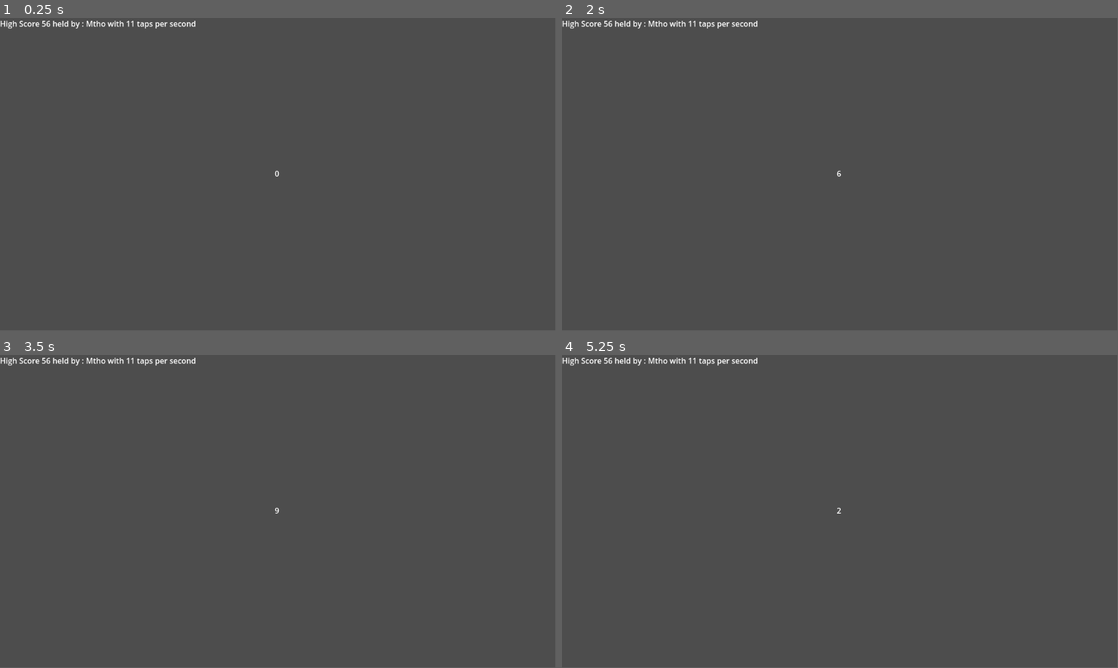
Above: before the commit, frames 1-4 (two rows, left to right).
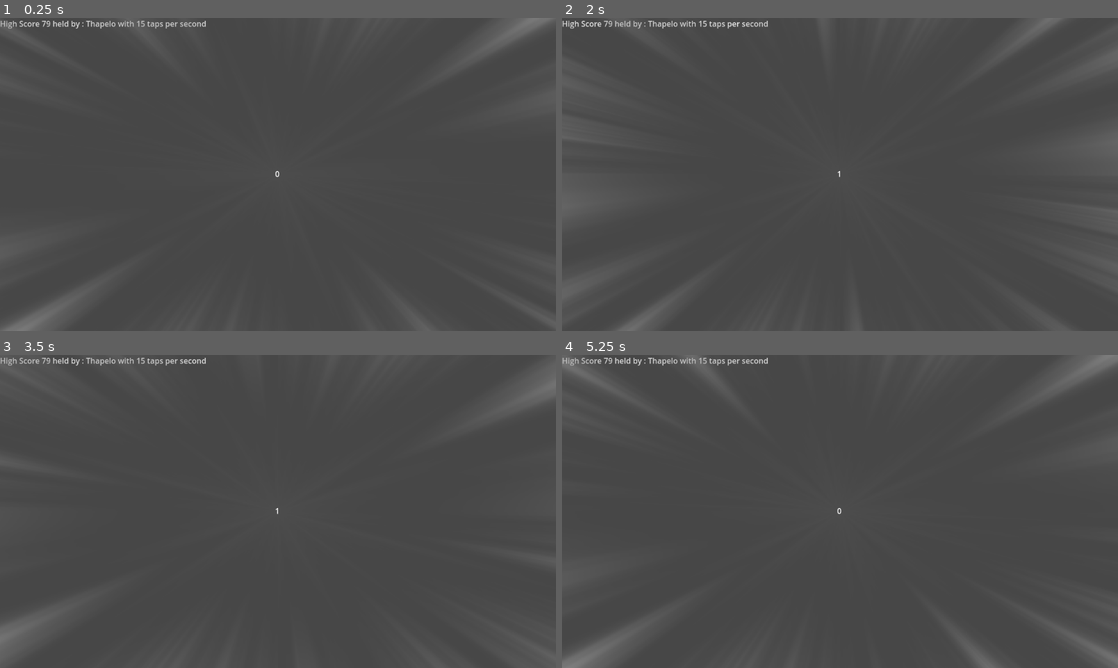
Above: after the commit, the same moments.

Repository: lee-vandre/tap-minigame
Game: Godot game, scene res://control.tscn
Two runs of this game, one before a commit and one after it. Both use one fixed random seed, a clock stepped at 60 frames per second and the inputs below.
Inputs:
- Up to frame 1 (0.25 s): no input
- Up to frame 2 (2 s): tap Enter (ui_accept) at 0.5, 0.77, 0.8, 1.07, 1.35, 1.52, 1.82 s; tap \ (invalid, bound only after the commit) at 0.6, 1.55 s
- Up to frame 3 (3.5 s): tap \ (invalid, bound only after the commit) at 2.1, 2.85 s; tap Enter (ui_accept) at 2.3, 3.02, 3.32 s
- Up to frame 4 (5.25 s): tap Enter (ui_accept) at 3.6, 3.77, 4.07, 4.52, 4.82 s; tap R (reset) at 4.15 s; tap \ (invalid, bound only after the commit) at 4.35, 5.1 s
The window is 799x449 before the commit and 800x450 after it. Grey fills any space a smaller window leaves; there, only what the larger window draws over its background counts as a difference.

The runs differ from the first frame. In frame 1, 1.0% of the frame differs, in the area x 0-100%, y 0-100%; in frame 2, 0.5%; in frame 3, 0.8%; in frame 4, 1.5%.

Commit message:
added graphics,updating new highscore automatically next

Diff:
--- a/triggerfingertester/control.gd
+++ b/triggerfingertester/control.gd
@@ -1,22 +1,50 @@
 extends Control
 
+var val  = 0.5
 var shotcount= 0;
 var stopgame= false
+@onready var shotcount_label = $shotcount
 @onready var timer =$Timer
+@onready var speed_container = $subviewcontainer
+@onready var speed_sound = $speedsound
+var line_opacity = 0.0
+
+func _ready() -> void:
+	shotcount_label.label_settings.font_size = 16
+	speed_container.material.set_shader_parameter("center_radius", 0.0)
 
 func _process(delta: float) -> void:
-	if shotcount ==0 and Input.is_action_just_pressed("ui_accept") and !stopgame :
+	val += 0.02
+	if val > 1.0:
+		val = 0.5
+	speed_container.material.set_shader_parameter("sample_radius", val)
+	if Input.is_action_just_pressed("invalid"):
+		stopgame = true
+	if shotcount ==0 and (Input.is_action_just_pressed("altbtn2")) and !stopgame :
 		timer.start()
 		shotcount +=1
 		$shotcount.text = str(shotcount)
-	elif Input.is_action_just_pressed("ui_accept") and shotcount !=0 and timer and !stopgame :
+		speed_sound.play()
+	elif (Input.is_action_just_pressed("altbtn2") ) and shotcount !=0 and timer and !stopgame :
 		shotcount +=1
 		$shotcount.text = str(shotcount)
+		line_opacity+= 0.01
+		speed_container.material.set_shader_parameter("center_radius", line_opacity)
+		speed_sound.volume_db +=0.9
+		shotcount_label.label_settings.font_size += 1
 
 func _input(event: InputEvent) -> void:
+
 	if Input.is_action_just_pressed("reset"):
 		get_tree().change_scene_to_file("res://control.tscn")
 
 func _on_timer_timeout() -> void:
 	stopgame = true
+	speed_sound.playing = false
+	var file =FileAccess.open("res://scores.txt",FileAccess.READ)
+	var line = file.get_line()
+	var splitline =line.split(",")
+	var name = splitline[0]
+	var score = splitline[1].to_int()/5
+	$ding.play()
 	pass # Replace with function body.
--- /dev/null
+++ b/triggerfingertester/control.gdshader
@@ -0,0 +1,32 @@
+shader_type canvas_item;
+render_mode blend_add;
+uniform sampler2D noise : repeat_enable;
+uniform sampler2D noise2 : repeat_enable;
+uniform float brightness = 2.5;
+uniform float time_scale = 1.0;
+void fragment() {
+	vec2 cc_uv = UV - vec2(.5);
+	float angle = atan(cc_uv.y, cc_uv.x) / PI + 1.;
+	float p = sqrt(dot(cc_uv, cc_uv));
+	vec2 puv = vec2(p, angle * .5);
+	vec2 uv = puv * 2.;
+	float time = TIME * time_scale;
+	vec4 old_colo = COLOR;
+	COLOR = vec4(.0);
+	for(int i = 1; i <= 5; i++){
+		float intensive = .1 + .07 * float(i);
+		vec2 offset = (texture(noise, vec2(time*.35*(.5+fract(sin(float(i)*55.))), angle)).rg - vec2(.5)) * intensive;
+		vec2 uuv = uv + offset;
+		float dist = abs(uuv.x - .5);
+		float rand_speed = .2 + .05 * fract(cos(float(i)*1144.));
+		float gone = smoothstep(.1 + 0.05 * (float(i) - .5), 1.0, texture(noise2, uv + vec2(time*rand_speed)).s);
+		COLOR += gone * old_colo / dist * .01 * texture(noise2, uuv + vec2(time)).s;
+	}
+	vec4 light = old_colo * smoothstep(1.0, -2.0, abs(uv.x - .5) * 2.0) * texture(noise2, uv).a;
+	COLOR += light * brightness;
+}
+
+//void light() {
+	// Called for every pixel for every light affecting the CanvasItem.
+	// Uncomment to replace the default light processing function with this one.
+//}
--- a/triggerfingertester/control.tscn
+++ b/triggerfingertester/control.tscn
@@ -1,9 +1,38 @@
-[gd_scene load_steps=4 format=3 uid="uid://dwh7s1taua77i"]
+[gd_scene load_steps=15 format=3 uid="uid://dwh7s1taua77i"]
 
 [ext_resource type="Script" path="res://control.gd" id="1_4wtsm"]
 [ext_resource type="Script" path="res://node_2d.gd" id="2_ela4y"]
+[ext_resource type="AudioStream" uid="uid://c8erbwynt2g25" path="res://611113__5ro4__bell-ding-1.wav" id="3_qls8h"]
+[ext_resource type="PackedScene" uid="uid://b5jkbyv3og1d5" path="res://subviewcontainer.tscn" id="5_743qa"]
+[ext_resource type="AudioStream" uid="uid://b8ake6ft1is1i" path="res://152540__minian89__two_jet_engines-[AudioTrimmer.com].wav" id="6_3dgmw"]
+[ext_resource type="Shader" path="res://control.gdshader" id="7_5e43e"]
+
+[sub_resource type="Gradient" id="Gradient_katqf"]
+offsets = PackedFloat32Array(0, 0.97541)
+colors = PackedColorArray(0.400895, 0.866897, 1, 1, 1, 1, 1, 1)
+
+[sub_resource type="FastNoiseLite" id="FastNoiseLite_m7gf5"]
+
+[sub_resource type="NoiseTexture2D" id="NoiseTexture2D_8n3uo"]
+color_ramp = SubResource("Gradient_katqf")
+noise = SubResource("FastNoiseLite_m7gf5")
+
+[sub_resource type="Gradient" id="Gradient_k3kft"]
+colors = PackedColorArray(1.09738e-05, 0.668987, 0.917776, 1, 1, 1, 1, 1)
+
+[sub_resource type="NoiseTexture2D" id="NoiseTexture2D_8jbs0"]
+color_ramp = SubResource("Gradient_k3kft")
+
+[sub_resource type="ShaderMaterial" id="ShaderMaterial_nan2r"]
+shader = ExtResource("7_5e43e")
+shader_parameter/brightness = 2.5
+shader_parameter/time_scale = 1.0
+shader_parameter/noise = SubResource("NoiseTexture2D_8n3uo")
+shader_parameter/noise2 = SubResource("NoiseTexture2D_8jbs0")
 
 [sub_resource type="Theme" id="Theme_fty5g"]
+
+[sub_resource type="LabelSettings" id="LabelSettings_1bqp1"]
 
 [node name="Control" type="Control"]
 layout_mode = 3
@@ -13,6 +42,12 @@
 grow_horizontal = 2
 grow_vertical = 2
 script = ExtResource("1_4wtsm")
+
+[node name="Node2D" type="Node2D" parent="."]
+script = ExtResource("2_ela4y")
+
+[node name="Sprite2D" type="Sprite2D" parent="Node2D"]
+material = SubResource("ShaderMaterial_nan2r")
 
 [node name="shotcount" type="Label" parent="."]
 layout_mode = 1
@@ -24,18 +59,38 @@
 offset_bottom = -3.0
 theme = SubResource("Theme_fty5g")
 text = "0"
+label_settings = SubResource("LabelSettings_1bqp1")
 horizontal_alignment = 1
 vertical_alignment = 1
 
 [node name="Timer" type="Timer" parent="."]
-wait_time = 5.0
-
-[node name="Node2D" type="Node2D" parent="."]
-script = ExtResource("2_ela4y")
+wait_time = 3.0
 
 [node name="highscore" type="Label" parent="."]
 layout_mode = 0
 offset_right = 40.0
 offset_bottom = 23.0
 
+[node name="ding" type="AudioStreamPlayer" parent="."]
+stream = ExtResource("3_qls8h")
+
+[node name="subviewcontainer" parent="." instance=ExtResource("5_743qa")]
+layout_mode = 0
+anchors_preset = 0
+anchor_left = 0.0
+anchor_top = 0.0
+anchor_right = 0.0
+anchor_bottom = 0.0
+offset_left = 0.0
+offset_top = 0.0
+offset_right = 1152.0
+offset_bottom = 648.0
+grow_horizontal = 1
+grow_vertical = 1
+script = null
+
+[node name="speedsound" type="AudioStreamPlayer" parent="."]
+stream = ExtResource("6_3dgmw")
+volume_db = -40.0
+
 [connection signal="timeout" from="Timer" to="." method="_on_timer_timeout"]
--- a/triggerfingertester/node_2d.gd
+++ b/triggerfingertester/node_2d.gd
@@ -4,6 +4,7 @@
 var highscorelabel =$"../highscore"
 
 func _ready() -> void:
+	self.position = get_viewport_rect().size/2
 	display_high_score()
 
 
--- a/triggerfingertester/project.godot
+++ b/triggerfingertester/project.godot
@@ -10,14 +10,16 @@
 
 [application]
 
-config/name="TriggerFingerTester"
+config/name="Tap Tournament"
 run/main_scene="res://control.tscn"
 config/features=PackedStringArray("4.3", "GL Compatibility")
+boot_splash/bg_color=Color(0, 0, 0, 1)
 config/icon="res://icon.svg"
 
 [display]
 
 window/size/mode=3
+window/stretch/mode="viewport"
 
 [input]
 
@@ -31,6 +33,29 @@
 "events": [Object(InputEventKey,"resource_local_to_scene":false,"resource_name":"","device":-1,"window_id":0,"alt_press …(192 unchanged characters)…
 ]
 }
+altbtn={
+"deadzone": 0.5,
+"events": [Object(InputEventKey,"resource_local_to_scene":false,"resource_name":"","device":-1,"window_id":0,"alt_pressed":false,"shift_pressed":false,"ctrl_pressed":false,"meta_pressed":false,"pressed":false,"keycode":0,"physical_keycode":4194320,"key_label":0,"unicode":0,"location":0,"echo":false,"script":null)
+]
+}
+altbtn2={
+"deadzone": 0.5,
+"events": [Object(InputEventKey,"resource_local_to_scene":false,"resource_name":"","device":-1,"window_id":0,"alt_pressed":false,"shift_pressed":false,"ctrl_pressed":false,"meta_pressed":false,"pressed":false,"keycode":0,"physical_keycode":4194309,"key_label":0,"unicode":0,"location":0,"echo":false,"script":null)
+]
+}
+a={
+"deadzone": 0.5,
+"events": [Object(InputEventKey,"resource_local_to_scene":false,"resource_name":"","device":-1,"window_id":0,"alt_pressed":false,"shift_pressed":false,"ctrl_pressed":false,"meta_pressed":false,"pressed":false,"keycode":0,"physical_keycode":65,"key_label":0,"unicode":97,"location":0,"echo":false,"script":null)
+]
+}
+invalid={
+"deadzone": 0.5,
+"events": [Object(InputEventKey,"resource_local_to_scene":false,"resource_name":"","device":-1,"window_id":0,"alt_pressed":false,"shift_pressed":false,"ctrl_pressed":false,"meta_pressed":false,"pressed":false,"keycode":0,"physical_keycode":92,"key_label":0,"unicode":92,"location":0,"echo":false,"script":null)
+, Object(InputEventKey,"resource_local_to_scene":false,"resource_name":"","device":-1,"window_id":0,"alt_pressed":false,"shift_pressed":false,"ctrl_pressed":false,"meta_pressed":false,"pressed":false,"keycode":0,"physical_keycode":4194308,"key_label":0,"unicode":0,"location":0,"echo":false,"script":null)
+, Object(InputEventKey,"resource_local_to_scene":false,"resource_name":"","device":-1,"window_id":0,"alt_pressed":false,"shift_pressed":false,"ctrl_pressed":false,"meta_pressed":false,"pressed":false,"keycode":0,"physical_keycode":93,"key_label":0,"unicode":93,"location":0,"echo":false,"script":null)
+, Object(InputEventKey,"resource_local_to_scene":false,"resource_name":"","device":-1,"window_id":0,"alt_pressed":false,"shift_pressed":false,"ctrl_pressed":false,"meta_pressed":false,"pressed":false,"keycode":0,"physical_keycode":4194312,"key_label":0,"unicode":0,"location":0,"echo":false,"script":null)
+]
+}
 
 [rendering]
 
--- /dev/null
+++ b/triggerfingertester/speedline_material.tres
@@ -0,0 +1,19 @@
+[gd_resource type="ShaderMaterial" load_steps=5 format=3 uid="uid://cxdg4q37n670s"]
+
+[ext_resource type="Shader" path="res://speedlines.gdshader" id="1_ie1ir"]
+
+[sub_resource type="Gradient" id="Gradient_rmux4"]
+
+[sub_resource type="FastNoiseLite" id="FastNoiseLite_525ir"]
+
+[sub_resource type="NoiseTexture2D" id="NoiseTexture2D_ehkv2"]
+color_ramp = SubResource("Gradient_rmux4")
+noise = SubResource("FastNoiseLite_525ir")
+
+[resource]
+shader = ExtResource("1_ie1ir")
+shader_parameter/center = Vector2(0.5, 0.5)
+shader_parameter/sample_radius = 0.5
+shader_parameter/line_color = Vector4(1, 1, 1, 1)
+shader_parameter/center_radius = 0.051
+shader_parameter/noise = SubResource("NoiseTexture2D_ehkv2")
--- /dev/null
+++ b/triggerfingertester/speedlines.gdshader
@@ -0,0 +1,19 @@
+shader_type canvas_item;
+
+uniform vec2 center = vec2(0.5, 0.5);
+uniform sampler2D noise;
+uniform float sample_radius: hint_range(0.0, 1.0) = 0.5;
+uniform vec4 line_color = vec4(1.0);
+uniform float center_radius: hint_range(0.0, 1.0) = 0.5;
+
+const float pi = 3.14159265359;
+
+void fragment() {
+	vec2 dist = UV - center;
+	float angle = atan(dist.y / dist.x);
+	vec2 sample = vec2(sample_radius * cos(angle), sample_radius * sin(angle));
+	float noise_value = texture(noise, sample).r;
+	vec4 color = mix(line_color, vec4(0.0), noise_value);
+	color = mix(color, vec4(0.0), 1.0 - length(dist) - center_radius);
+	COLOR = color;
+}
--- /dev/null
+++ b/triggerfingertester/subviewcontainer.gd
@@ -0,0 +1,16 @@
+extends SubViewportContainer
+
+
+var val : float = 0.5
+
+# Called when the node enters the scene tree for the first time.
+func _ready() -> void:
+	pass # Replace with function body.
+
+
+# Called every frame. 'delta' is the elapsed time since the previous frame.
+func _process(delta: float) -> void:
+	val += 0.02
+	if val > 1.0:
+		val = 0.5
+	material.set_shader_parameter("sample_radius", val)
--- /dev/null
+++ b/triggerfingertester/subviewcontainer.tscn
@@ -0,0 +1,25 @@
+[gd_scene load_steps=3 format=3 uid="uid://b5jkbyv3og1d5"]
+
+[ext_resource type="Material" uid="uid://cxdg4q37n670s" path="res://speedline_material.tres" id="1_05um8"]
+[ext_resource type="Script" path="res://subviewcontainer.gd" id="2_od0gt"]
+
+[node name="subviewcontainer" type="SubViewportContainer"]
+material = ExtResource("1_05um8")
+anchors_preset = 3
+anchor_left = 1.0
+anchor_top = 1.0
+anchor_right = 1.0
+anchor_bottom = 1.0
+offset_left = -1152.0
+offset_top = -648.0
+grow_horizontal = 0
+grow_vertical = 0
+size_flags_horizontal = 3
+size_flags_vertical = 3
+script = ExtResource("2_od0gt")
+
+[node name="SubViewportContainer" type="SubViewport" parent="."]
+handle_input_locally = false
+size = Vector2i(1152, 648)
+size_2d_override_stretch = true
+render_target_update_mode = 4
Not shown, added: triggerfingertester/152540__minian89__two_jet_engines-[AudioTrimmer.com].wav.import
Not shown, added: triggerfingertester/611113__5ro4__bell-ding-1.wav.import
Not shown, added: triggerfingertester/export_presets.cfg
Not shown, changed: triggerfingertester/scores.txt
Not shown, added: triggerfingertester/152540__minian89__two_jet_engines-[AudioTrimmer.com].wav
Not shown, added: triggerfingertester/611113__5ro4__bell-ding-1.wav
